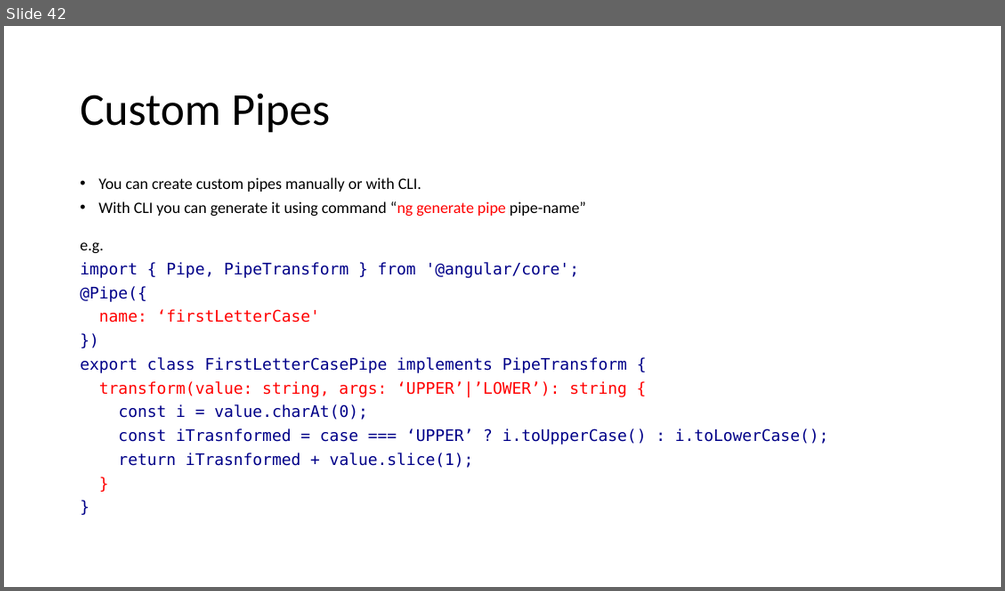
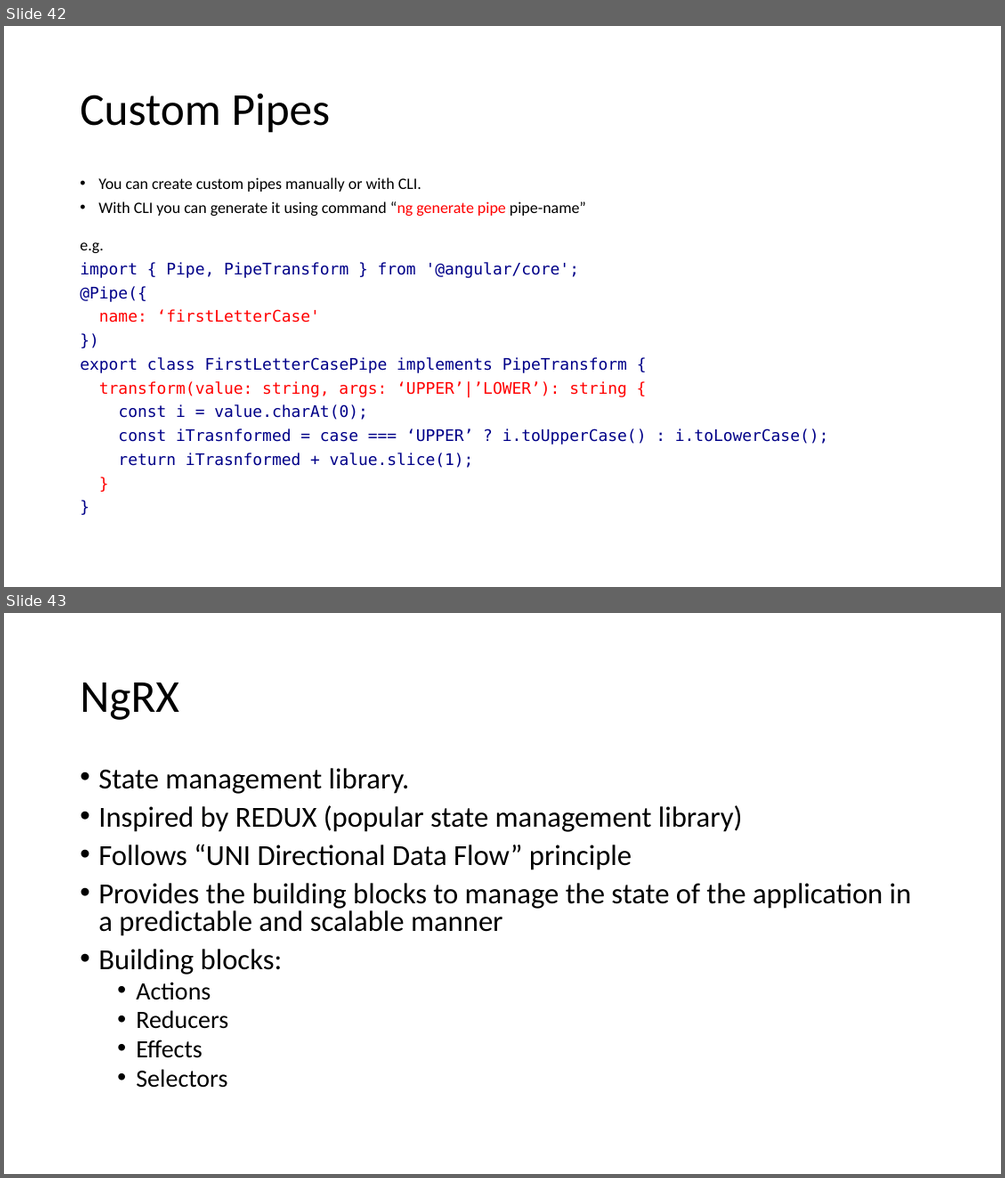
Before and after one commit to aarciab/angular, a slide deck: 1_Angular.pptx. Shown one above the other, each under a label of ours: slide 42 before the commit, slides 42 and 43 after it. The pictures are 1005x591 and 1005x1178 pixels, drawn with LibreOffice and Linux fonts; fonts in the diff are those of the drawing. Boxes give left, top, right and bottom in pixels: in the first picture for what was removed or moved away, otherwise in the second. Text is boxed around its words. In the diff, an @@ line names an element or a change of style, - is before the commit and + after.

```diff
--- a/1_Angular.pptx
+++ b/1_Angular.pptx
@@ slide 43 added at (4,613,1001,1174), background #FFFFFF @@
@@ title added at (80,682,179,720), 44 pt, text #000000 @@
+NgRX
@@ text added at (98,768,912,1087), 28 pt, text #000000 @@
+• State management library.
+• Inspired by REDUX (popular state management library)
+• Follows “UNI Directional Data Flow” principle
+• Provides the building blocks to manage the state of the application in a predictable and scalable manner
+• Building blocks:
+  • Actions
+  • Reducers
+  • Effects
+  • Selectors
```
Also in this commit, not shown: 10 other slides added, 12 other files.
